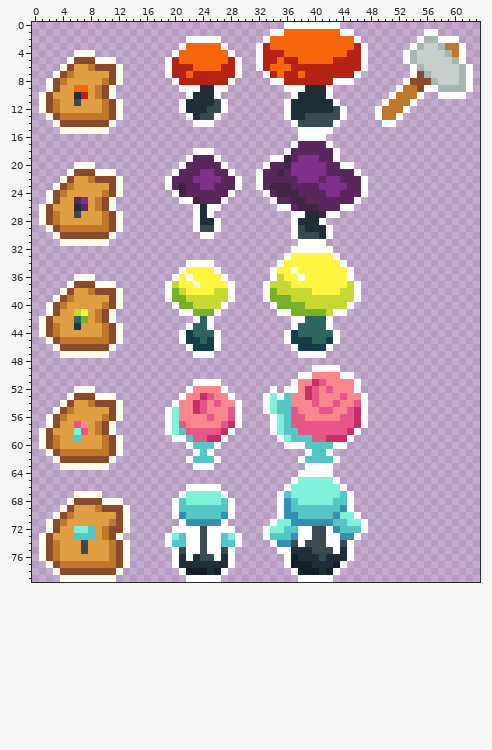
Edited in one commit: sprite sheet (sprites/Mushroom_Inventory.png). This is how it looked before the edit.
The file is 64x80 pixels.
Once edited:
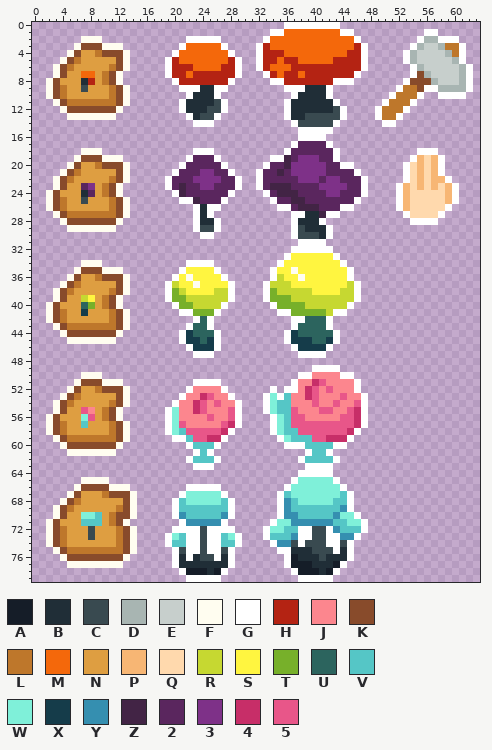
Palette (. is transparent): A #151d28  B #202e37  C #394a50  D #a8b5b2  E #c7cfcc  F #fffdf0  G #ffffff  H #b42313  J #fc868e  K #884b2b  L #be772b  M #f4680b  N #de9e41  P #f7b674  Q #ffd9ad  R #c6d831  S #fff540  T #77b02a  U #2c645e  V #55c6c6  W #7ff0d9  X #153c4a  Y #358fb0  Z #422445  2 #5a265e  3 #7e3188  4 #c72e68  5 #e85689
Changes in this commit:
Changed rows in their new state; - is an unchanged pixel.
first column x 1:
 2 ------FFF---------------------------------------------------
 3 -----FKKKFFF------------------------------------------------
 4 ----FKNNLKKKF-----------------------------------------------
 5 ---FKLNNNNNKF-----------------------------------------------
 6 --FKL--NNNLKF-----------------------------------------------
 7 ----N-MM-L--------------------------------------------------
 8 ---N--BH----------------------------------------------------
 9 ---L-NC-NNLKF-----------------------------------------------
10 .FKL-NN-NNLKF-----------------------------------------------
11 ..FKLLLLL-LKF-----------------------------------------------
12 ...FKKKKKK--------------------------------------------------
13 -...FFFFFFF.------------------------------------------------
14 --.........-------------------------------------------------
15 ---.......--------------------------------------------------
18 ------FFF---------------------------------------------GGG---
19 -----FKKKFFF-----------------------------------------GPQPG--
20 ----FKNNLKKKF---------------------------------------GQPQPG--
21 ---FKLNNNNNKF---------------------------------------GQPQPG--
22 --FKL--NNNLKF---------------------------------------GQPQPPG-
23 ----N-23-L-----------------------------------------GPQPQPQPG
24 ---N--B2-------------------------------------------GPQQQQQPG
25 ---L-NC-NNLKF--------------------------------------GPQQQQQPG
26 .FKL-NN-NNLKF--------------------------------------GPQQQQQG-
27 ..FKLLLLL-LKF---------------------------------------GQQQQG--
28 ...FKKKKKK-------------------------------------------GGGG---
29 -...FFFFFFF.------------------------------------------------
30 --.........-------------------------------------------------
31 ---.......--------------------------------------------------
34 ------FFF---------------------------------------------------
35 -----FKKKFFF------------------------------------------------
36 ----FKNNLKKKF-----------------------------------------------
37 ---FKLNNNNNKF-----------------------------------------------
38 --FKL--NNNLKF-----------------------------------------------
39 ----N-RS-L--------------------------------------------------
40 ---N--UT----------------------------------------------------
41 ---L-NX-NNLKF-----------------------------------------------
42 .FKL-NN-NNLKF-----------------------------------------------
43 ..FKLLLLL-LKF-----------------------------------------------
44 ...FKKKKKK--------------------------------------------------
45 -...FFFFFFF.------------------------------------------------
46 --.........-------------------------------------------------
47 ---.......--------------------------------------------------
50 ------FFF---------------------------------------------------
51 -----FKKKFFF------------------------------------------------
52 ----FKNNLKKKF-----------------------------------------------
53 ---FKLNNNNNKF-----------------------------------------------
54 --FKL--NNNLKF-----------------------------------------------
55 ----N-5J-L--------------------------------------------------
56 ---N--W5----------------------------------------------------
57 ---L-NV-NNLKF-----------------------------------------------
58 .FKL-NN-NNLKF-----------------------------------------------
59 ..FKLLLLL-LKF-----------------------------------------------
60 ...FKKKKKK--------------------------------------------------
61 -...FFFFFFF.------------------------------------------------
62 --.........-------------------------------------------------
63 ---.......--------------------------------------------------
65 ------FFFF--------------------------------------------------
66 -----FKKKKFFF-----------------------------------------------
67 ----FKNNNLKKKF----------------------------------------------
68 ---FKLNNNNNNKF----------------------------------------------
69 --FKL---NNNLKF----------------------------------------------
70 ----N-WWV-L-KF----------------------------------------------
71 ---N--VVV---------------------------------------------------
72 ---L-NNC-NNLKF----------------------------------------------
73 .FKL-NNC-NNLKF----------------------------------------------
74 .FKL--N---NLKF----------------------------------------------
75 ..FKLLLLLL-LKF----------------------------------------------
76 ...FKKKKKKK-------------------------------------------------
77 -...FFFFFFFF.-----------------------------------------------
78 --..........------------------------------------------------
79 ---........-------------------------------------------------
